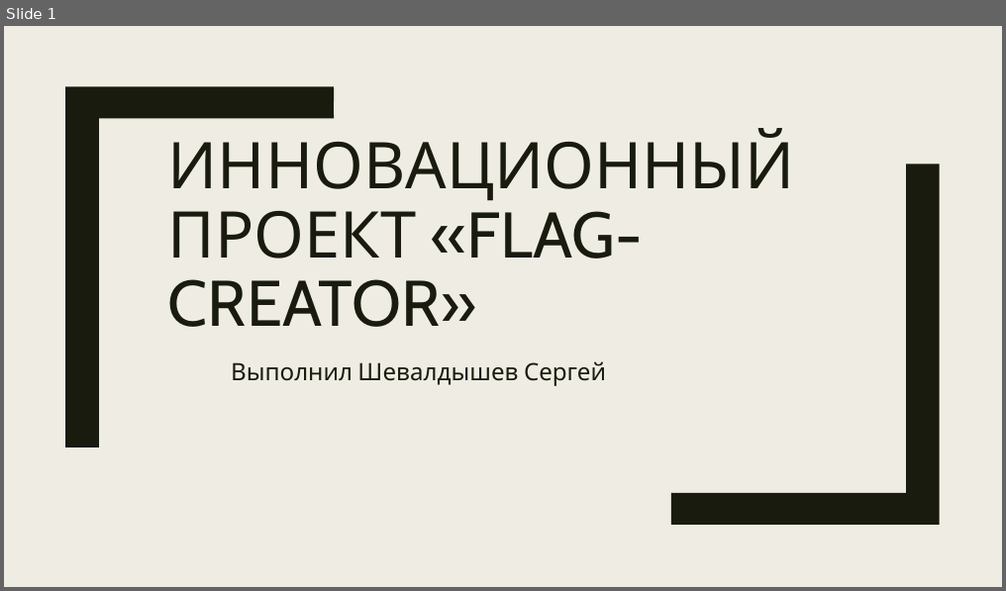
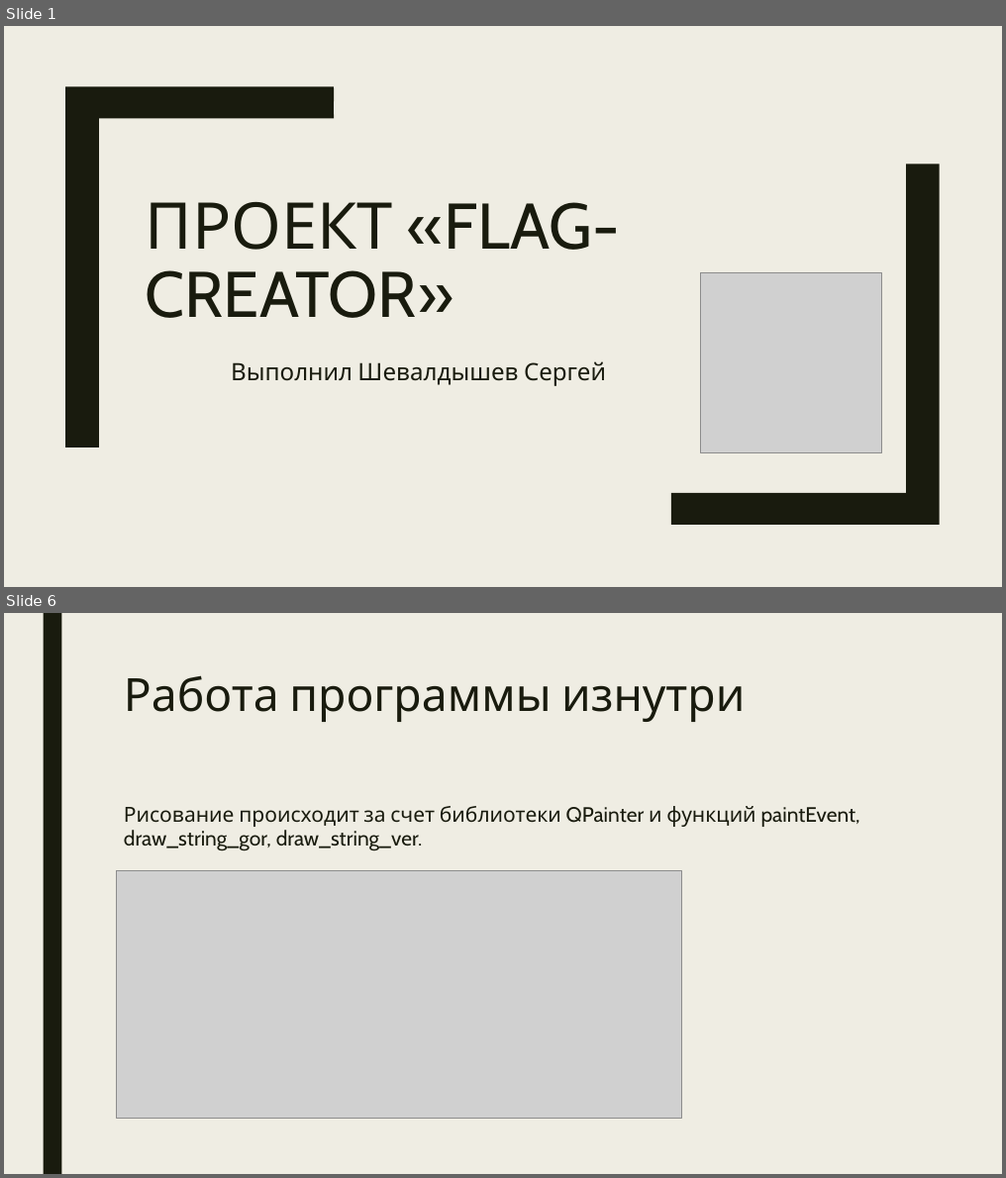
Before and after one commit to seregakriwoy/Flag-Creator, a slide deck: flag-creator.pptx. Shown one above the other, each under a label of ours: slide 1 before the commit, slides 1 and 6 after it; the slides between them are not shown. The pictures are 1006x591 and 1006x1178 pixels, drawn with LibreOffice and Linux fonts; fonts in the diff are those of the drawing; grey boxes stand for pictures. Boxes give left, top, right and bottom in pixels: in the first picture for what was removed or moved away, otherwise in the second. Text is boxed around its words. In the diff, an @@ line names an element or a change of style, - is before the commit and + after.

```diff
--- a/flag-creator.pptx
+++ b/flag-creator.pptx
@@ slide 6 added at (4,613,1002,1174), background #EFEDE3 @@
@@ rectangle added at (43,613,61,1174), fill #191B0E @@
@@ title added at (124,675,745,722), 44 pt, text #191B0E @@
+Работа программы изнутри
@@ text added at (124,806,860,852), 20 pt, text #191B0E @@
+Рисование происходит за счет библиотеки QPainter и функций paintEvent, draw_string_gor, draw_string_ver.
@@ picture added at (116,871,681,1118) @@
@@ slide 1 changed as well @@
@@ title at (146,202,620,318): text changed @@
-ИННОВАЦИОННЫЙ ПРОЕКТ «FLAG-CREATOR»
+ПРОЕКТ «FLAG-CREATOR»
@@ picture added at (701,273,881,453) @@
```
Also in this commit, not shown: 6 other slides added.
